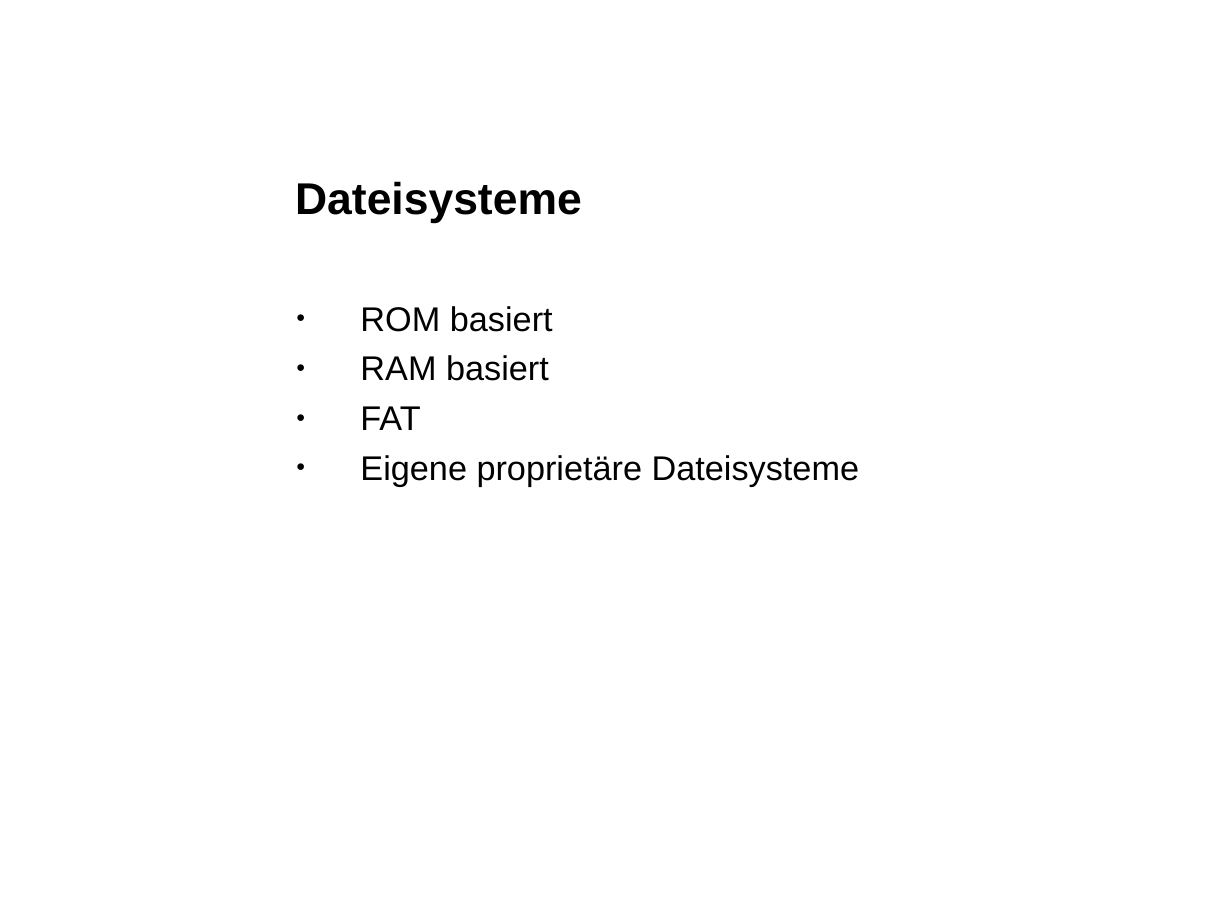
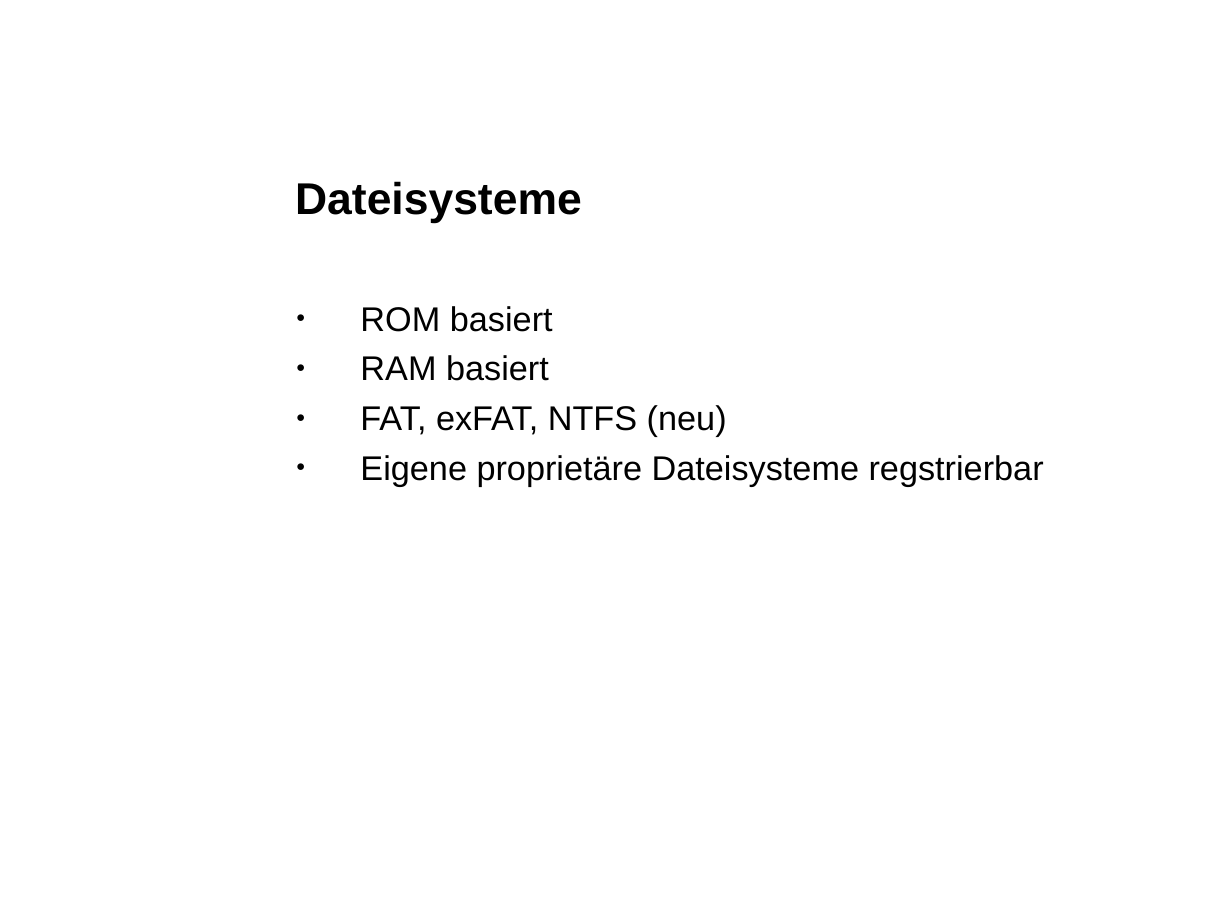
Before and after one commit to eojthejudge/softwaredesigndocs, a slide deck: slide 10 of Portieren/Marktuebersicht_Windows_Embedded.ppt. Drawn at 1232x924 pixels with LibreOffice and Linux fonts; fonts in the diff are those of the drawing; background and template pictures are left out. Boxes give left, top, right and bottom in pixels: in the first picture for what was removed or moved away, otherwise in the second. Text is boxed around its words. In the diff, an @@ line names an element or a change of style, - is before the commit and + after.

```diff
--- a/Portieren/Marktuebersicht_Windows_Embedded.ppt
+++ b/Portieren/Marktuebersicht_Windows_Embedded.ppt
@@ text at (x1=360, y1=405, x2=1044, y2=486): text changed @@
-● FAT
-● Eigene proprietäre Dateisysteme
+● FAT, exFAT, NTFS (neu)
+● Eigene proprietäre Dateisysteme regstrierbar
```
Also in this commit, not shown: 2 other slides changed, 1 slide added, 1 slide removed, 1 other file.
